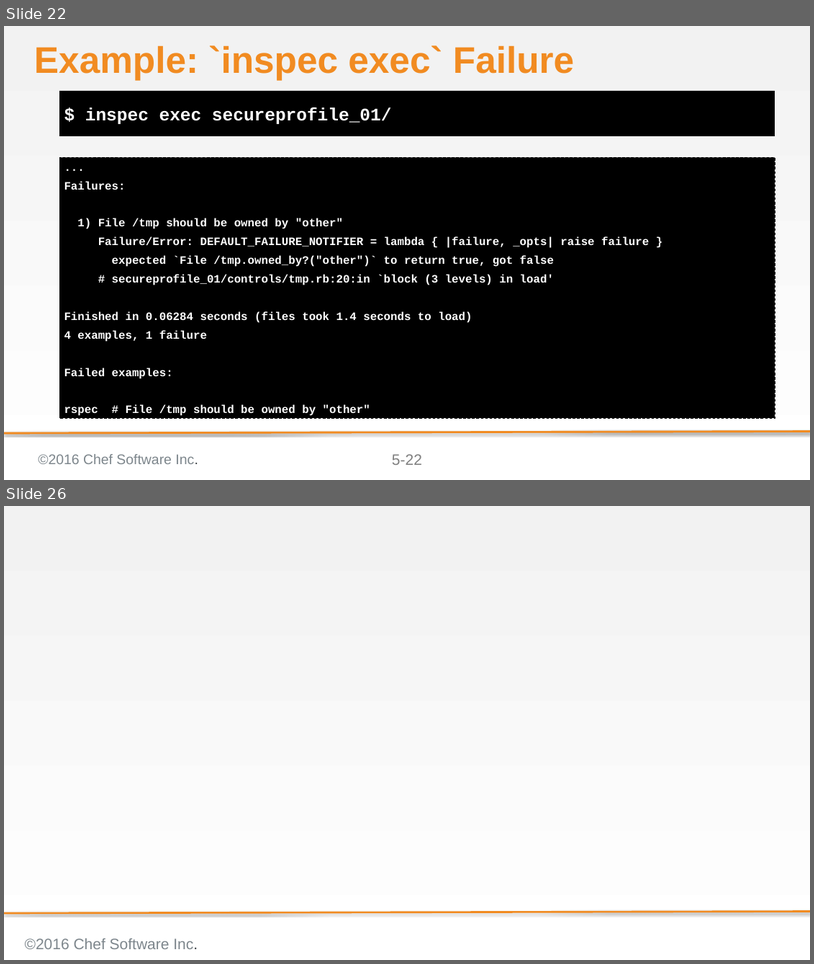
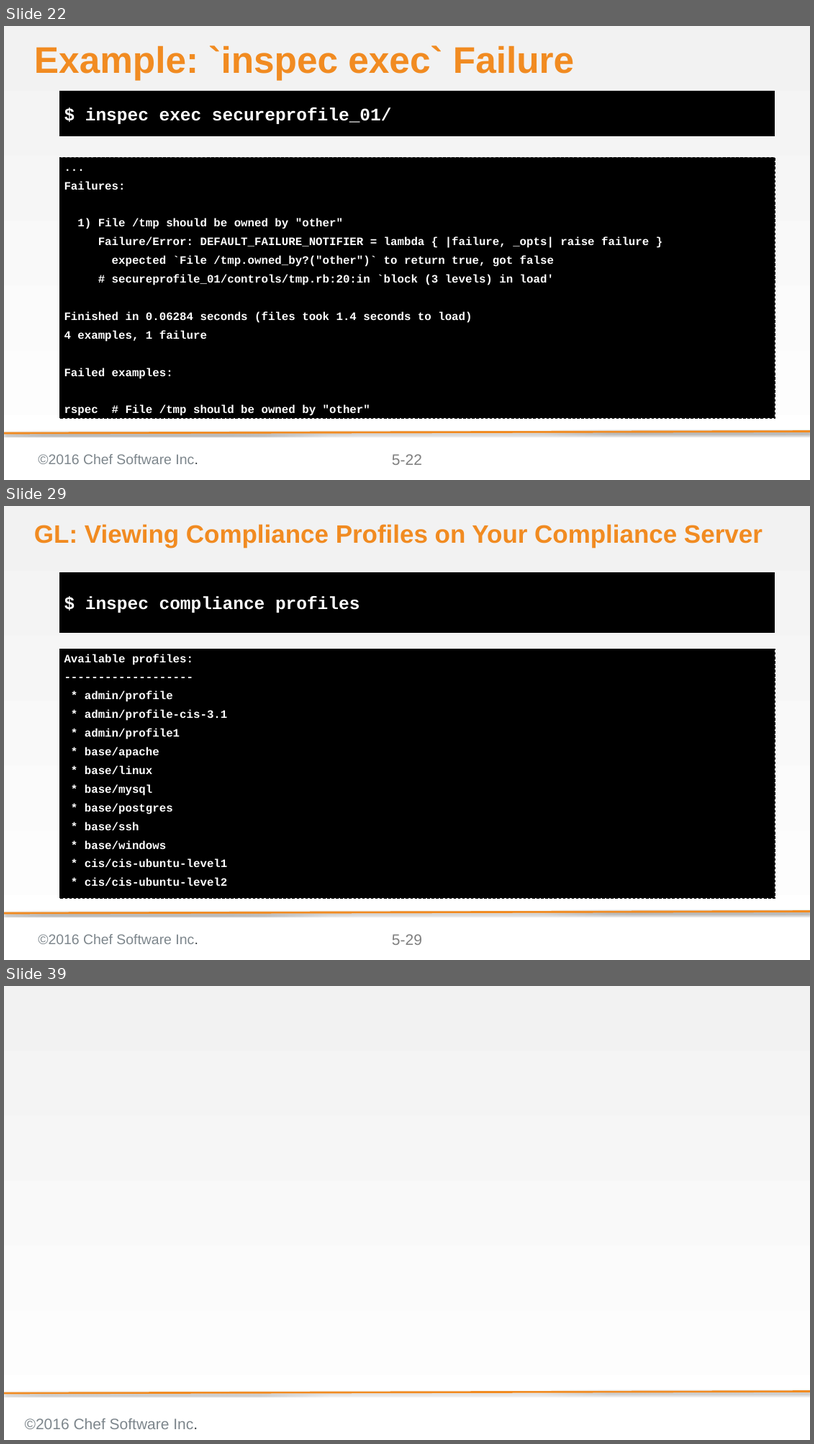
Before and after one commit to bchamby/chef-compliance-installation-configuration-operation, a slide deck: 05-creating-custom-profiles.pptx. Shown one above the other, each under a label of ours: slides 22 and 26 before the commit, slides 22, 29 and 39 after it; the slides between them are not shown. The pictures are 814x964 and 814x1444 pixels, drawn with LibreOffice and Linux fonts; fonts in the diff are those of the drawing; background and template pictures are left out. Boxes give left, top, right and bottom in pixels: in the first picture for what was removed or moved away, otherwise in the second. Text is boxed around its words. In the diff, an @@ line names an element or a change of style, - is before the commit and + after.

Commit message:
Rewrote 05-creating-custom-profiles to support inspec 0.14.7. on target nodes

```diff
--- a/05-creating-custom-profiles.pptx
+++ b/05-creating-custom-profiles.pptx
@@ slide 29 added at (4,506,810,960), background gradient #F2F2F2 to #FFFFFF; not listed: 4 template elements that a slide beside it also shows @@
@@ title added at (34,524,763,548), 40 pt, text #F18B21, bold @@
+GL: Viewing Compliance Profiles on Your Compliance Server
@@ text added at (59,572,775,633), fill #000000, 28 pt, text #FFFFFF, bold @@
+$ inspec compliance profiles
@@ text added at (59,649,775,898), fill #000000, outline #000000 1 pt dashed, 18 pt, text #FFFFFF, bold @@
+Available profiles:
+-------------------
+* admin/profile
+* admin/profile-cis-3.1
+* admin/profile1
+* base/apache
+* base/linux
+* base/mysql
+* base/postgres
+* base/ssh
+* base/windows
+* cis/cis-ubuntu-level1
+* cis/cis-ubuntu-level2
@@ what was slide 26 is now slide 39 @@
```
Also in this commit, not shown: 3 slides changed, 12 other slides added.
